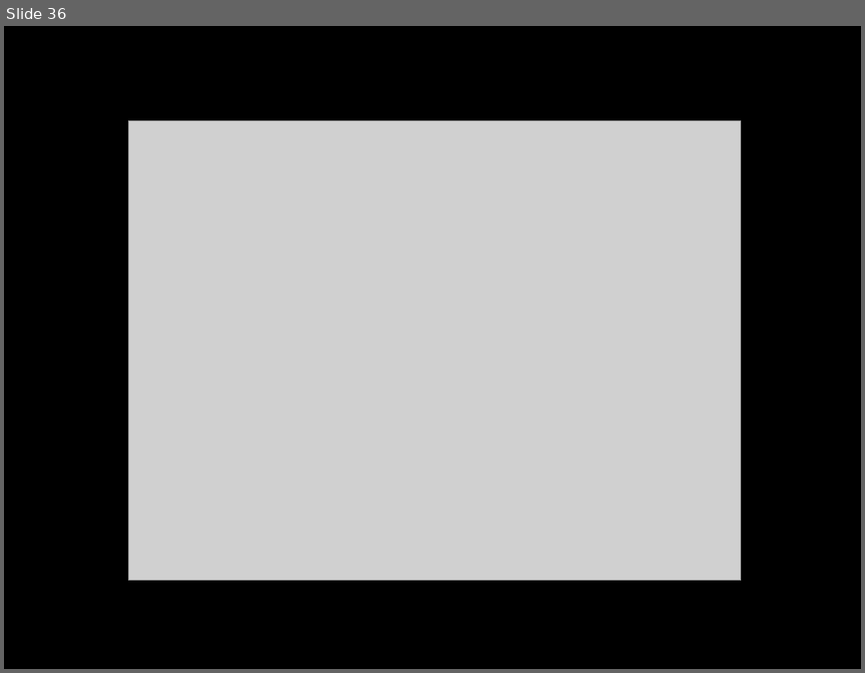
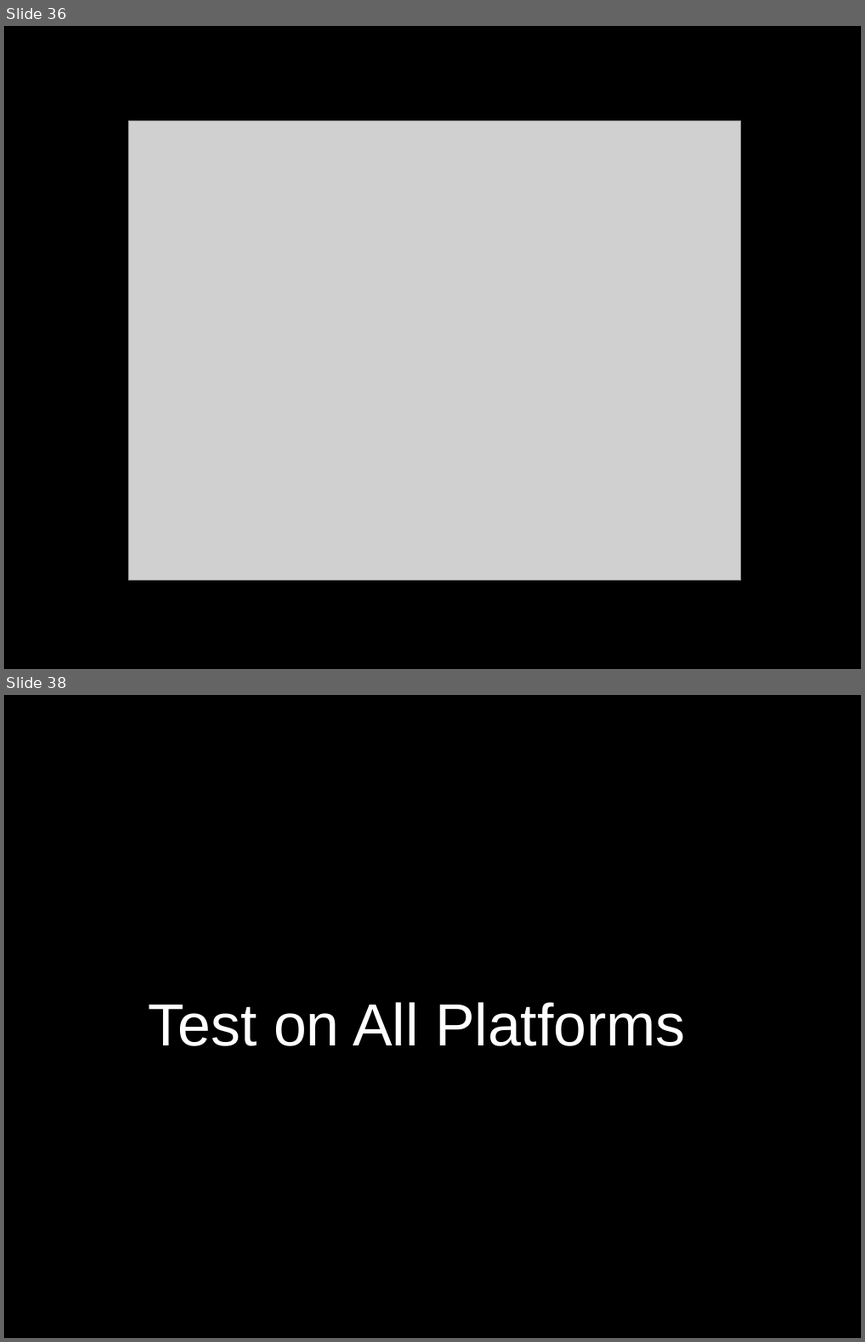
Before and after one commit to dodikk/xamarin-intro-slides, a slide deck: XamarinIntro.odp. Shown one above the other, each under a label of ours: slide 36 before the commit, slides 36 and 38 after it; the slides between them are not shown. The pictures are 865x673 and 865x1342 pixels, drawn with LibreOffice and Linux fonts; fonts in the diff are those of the drawing; grey boxes stand for pictures. Boxes give left, top, right and bottom in pixels: in the first picture for what was removed or moved away, otherwise in the second. Text is boxed around its words. In the diff, an @@ line names an element or a change of style, - is before the commit and + after.

```diff
--- a/XamarinIntro.odp
+++ b/XamarinIntro.odp
@@ slide 38 added at (4, 695, 861, 1338), background #000000 @@
@@ text added at (148, 1002, 686, 1046), 55 pt, text #FFFFFF @@
+Test on All Platforms
```
Also in this commit, not shown: 3 other slides added, 1 slide removed.
